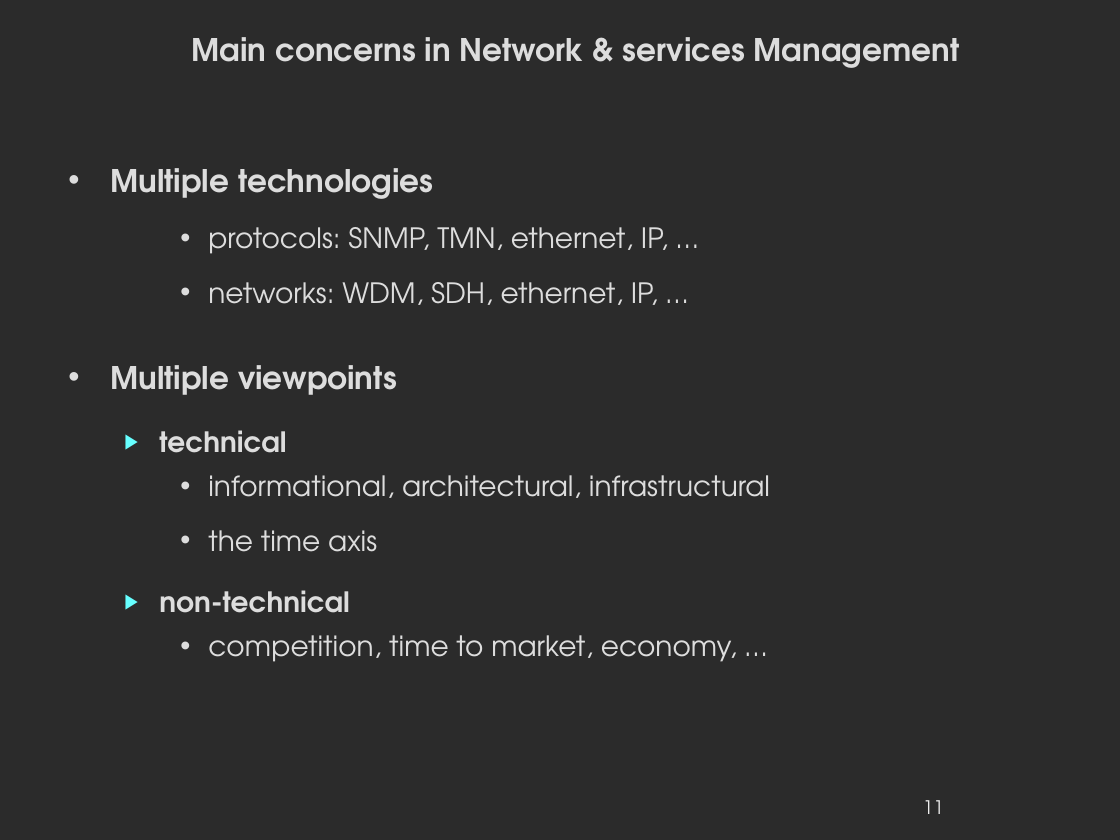
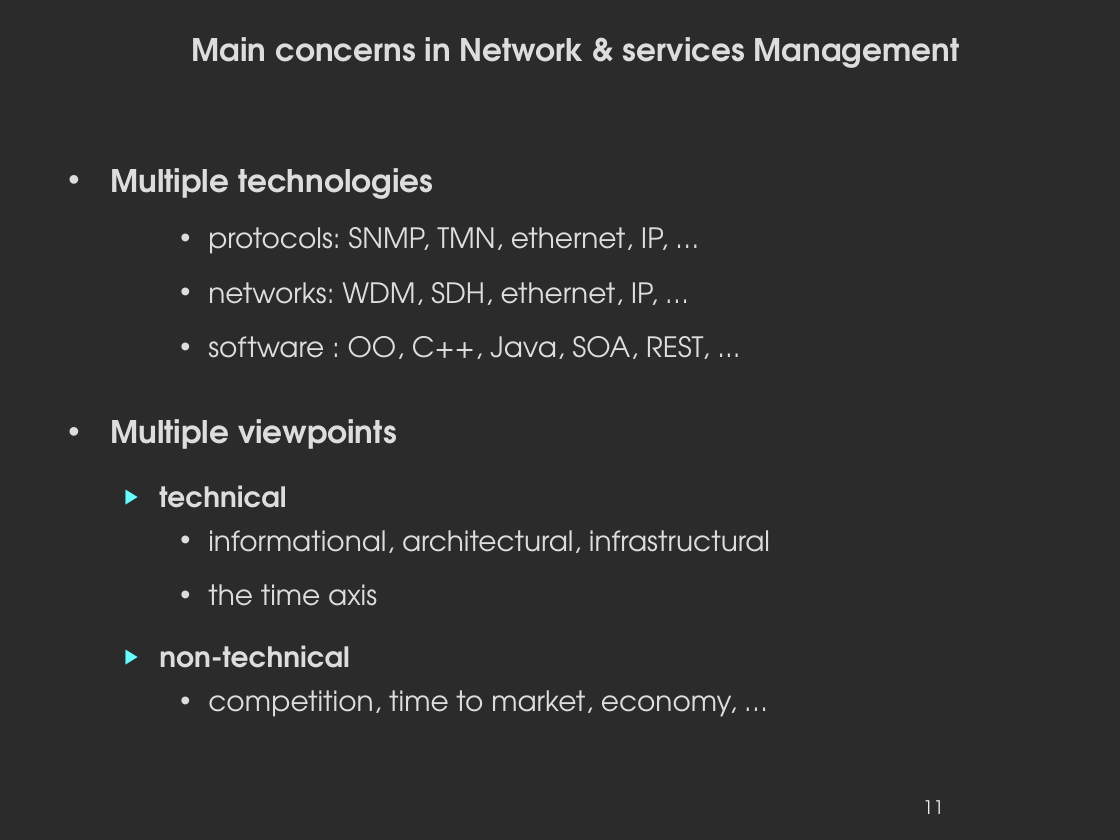
Before and after one commit to danielausparis/globals-3.00, a slide deck: slide 11 of globals-v3.00.odp. Drawn at 1120x840 pixels with LibreOffice and Linux fonts; fonts in the diff are those of the drawing; background and template pictures are left out; a plain dark background stands for a picture behind light text. Boxes give left, top, right and bottom in pixels: in the first picture for what was removed or moved away, otherwise in the second. Text is boxed around its words. In the diff, an @@ line names an element or a change of style, - is before the commit and + after.

Commit message:
finished!

```diff
--- a/globals-v3.00.odp
+++ b/globals-v3.00.odp
@@ text at (208, 336, 710, 359): paragraph added @@
+    • software : OO, C++, Java, SOA, REST, ...
```
Also in this commit, not shown: 3 other slides changed, 43 slides added.
